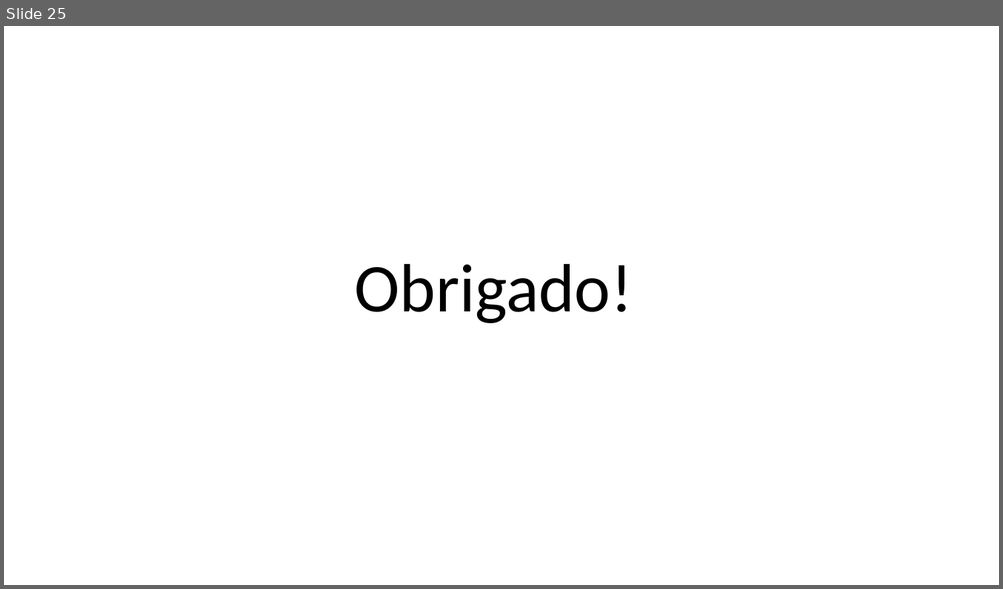
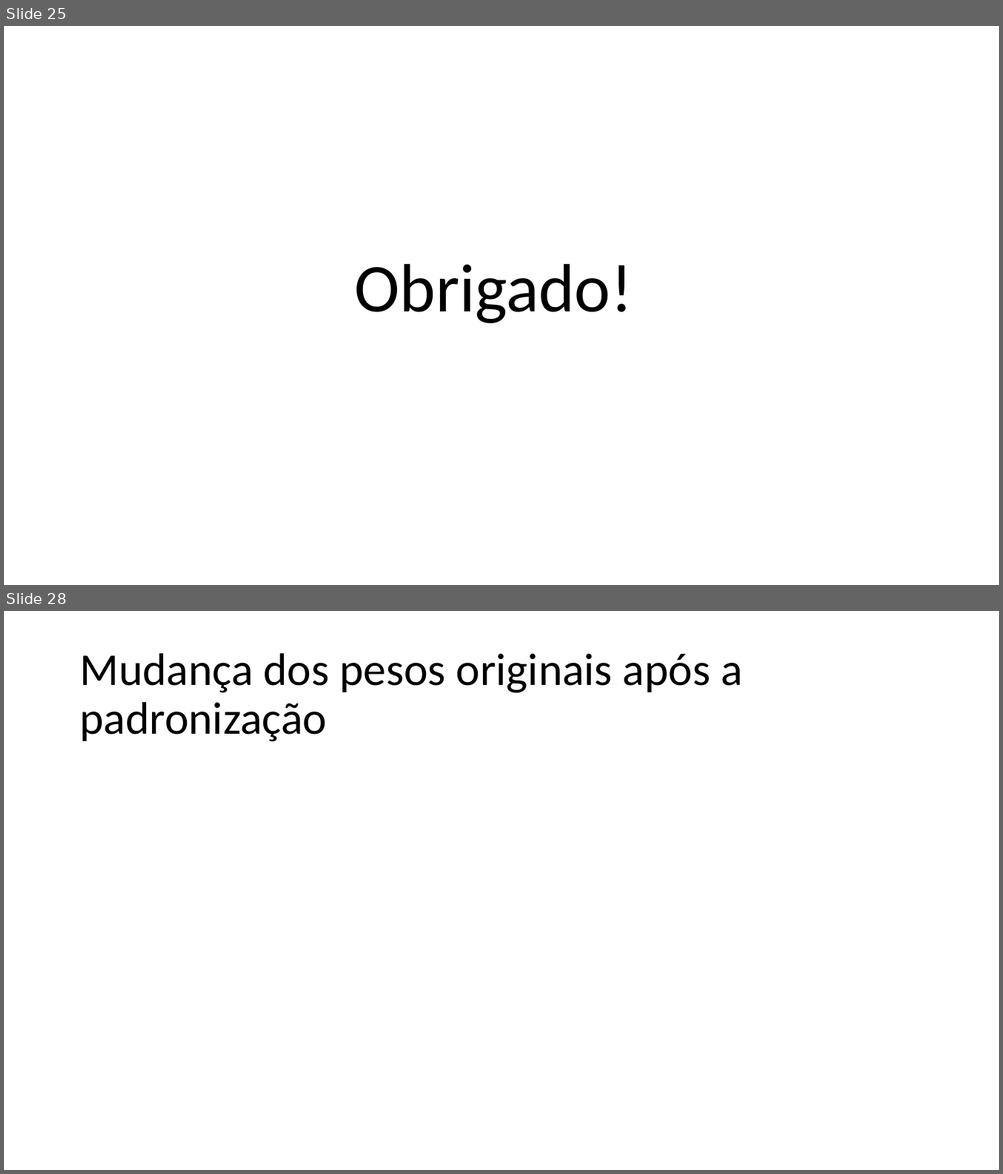
Before and after one commit to zz4fap/t319_aprendizado_de_maquina, a slide deck: slides/T319_Regressão_Linear (Parte IV).pptx. Shown one above the other, each under a label of ours: slide 25 before the commit, slides 25 and 28 after it; the slides between them are not shown. The pictures are 1003x589 and 1003x1174 pixels, drawn with LibreOffice and Linux fonts; fonts in the diff are those of the drawing; grey boxes stand for pictures. Boxes give left, top, right and bottom in pixels: in the first picture for what was removed or moved away, otherwise in the second. Text is boxed around its words. In the diff, an @@ line names an element or a change of style, - is before the commit and + after.

```diff
--- a/slides/T319_Regressão_Linear (Parte IV).pptx
+++ b/slides/T319_Regressão_Linear (Parte IV).pptx
@@ slide 28 added at (4,611,999,1170), background #FFFFFF @@
@@ title added at (79,653,743,742), 44 pt, text #000000 @@
+Mudança dos pesos originais após a padronização
```
Also in this commit, not shown: 3 other slides added, 1 other file.
